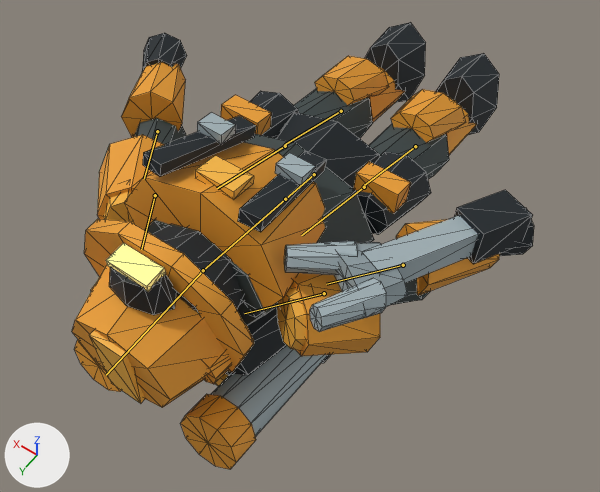
The glTF model public/assets/actors/arc-mechanic.glb, before and after one commit.
Camera for both pictures: a 50 mm lens placed at (-1.117, 1.894, 2.463), pointed at (-0.045, 0.394, 0.105). Every picture has the same lights, and +X, +Y and +Z are marked at lower left. The picture after the commit comes second. Both versions are drawn at frame 19 of the action 'death'; the numbers are the values there. The bones that bend it are drawn over the model as lines. Mesh edges are drawn as thin lines.

The first picture shows 'arc-mechanic-body', 'arc-mechanic-owner', 'arc-mechanic-visor'.
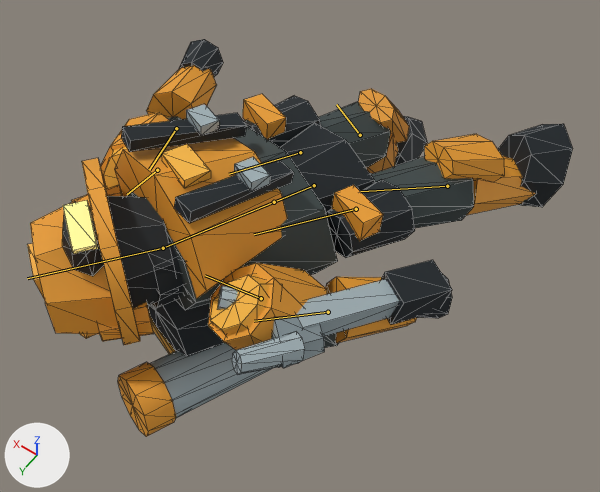
Pixel boxes (x1, y1, x2, y2) of what changed, in the pictures (600 x 492 px):
'arc-mechanic-body', posed (17% wider, 11% shorter): before (72, 22, 534, 469); after (30, 39, 573, 437)
'arc-mechanic-owner', posed: before (89, 155, 306, 404); after (27, 144, 270, 354)
'arc-mechanic-visor', posed (41% narrower, 10% taller): before (106, 243, 166, 292); after (63, 200, 98, 254)
bone 'pelvis', root to tip: before (314, 174) to (285, 199); after (314, 185) to (274, 202)
bone 'head', root to tip: before (203, 270) to (106, 375); after (163, 248) to (27, 278)
bone 'left-arm', root to tip: before (155, 195) to (141, 249); after (157, 170) to (127, 194)
bone 'left-forearm', root to tip: before (157, 131) to (144, 179); after (176, 128) to (149, 169)
bone 'right-arm', root to tip: before (324, 293) to (244, 313); after (261, 298) to (205, 275)
bone 'right-forearm', root to tip: before (403, 265) to (326, 284); after (328, 312) to (254, 321)
bone 'left-leg', root to tip: before (285, 146) to (217, 188); after (300, 152) to (229, 174)
bone 'left-shin', root to tip: before (341, 111) to (285, 144); after (360, 135) to (336, 104)
bone 'right-leg', root to tip: before (364, 187) to (301, 235); after (356, 209) to (254, 234)
bone 'right-shin', root to tip: before (415, 146) to (364, 185); after (447, 186) to (360, 191)

The edits, one by one:
Bone 'pelvis' (bone_pelvis) moves from (0.0, -0.588, -0.245) to (0.0, -0.647, -0.245).
Bone 'pelvis' (bone_pelvis) turns from (-81, 0, 0) to (-83, -20, -2) degrees about its own x, y and z.
Bone 'head' (bone_head) turns from (-11, 0, 0) to (-5, -20, -15) degrees about its own x, y and z.
Bone 'left-arm' (bone_left_arm) turns from (0, 0, 33) to (21, 1, 39) degrees about its own x, y and z.
Bone 'left-forearm' (bone_left_forearm) turns from (0, 0, 0) to (-20, 0, 0) degrees about its own x, y and z.
Bone 'right-arm' (bone_right_arm) turns from (0, 0, -33) to (45, -6, -17) degrees about its own x, y and z.
Bone 'right-forearm' (bone_right_forearm) turns from (0, 0, 0) to (-36, 0, 0) degrees about its own x, y and z.
Bone 'left-leg' (bone_left_leg) turns from (8, 0, 0) to (18, -10, 10) degrees about its own x, y and z.
Bone 'left-shin' (bone_left_shin) turns from (1, 0, 0) to (33, 0, 0) degrees about its own x, y and z.
Bone 'right-leg' (bone_right_leg) turns from (8, 0, 0) to (3, 5, -8) degrees about its own x, y and z.
Bone 'right-shin' (bone_right_shin) turns from (1, 0, 0) to (11, 0, 0) degrees about its own x, y and z.
